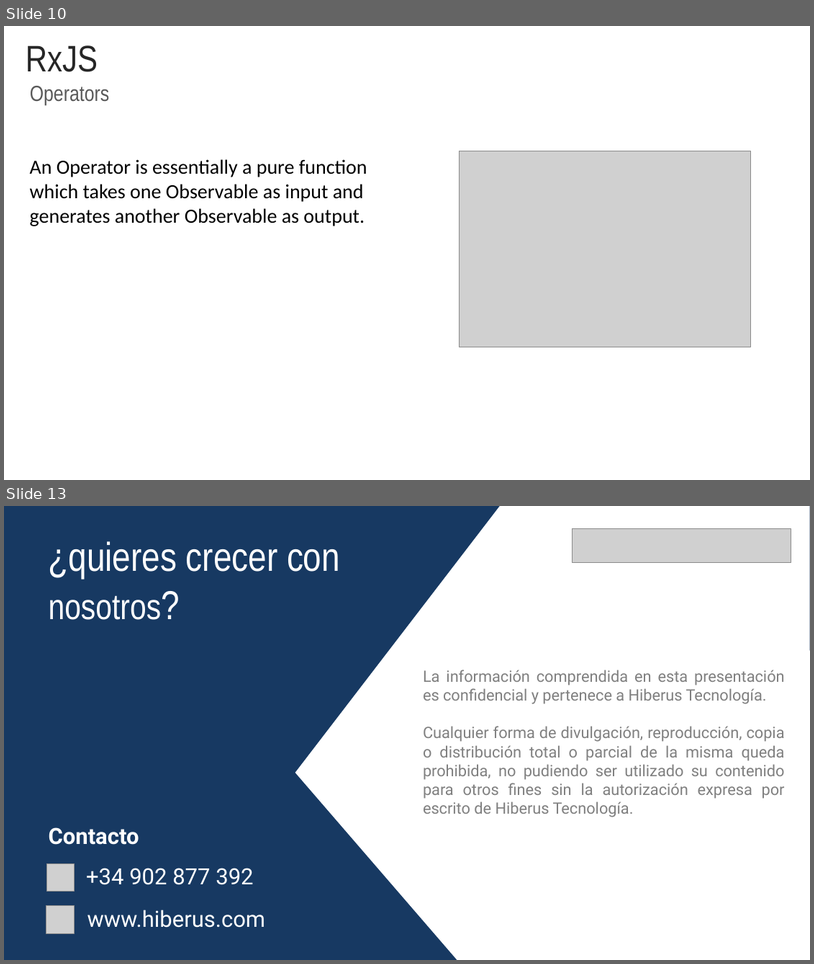
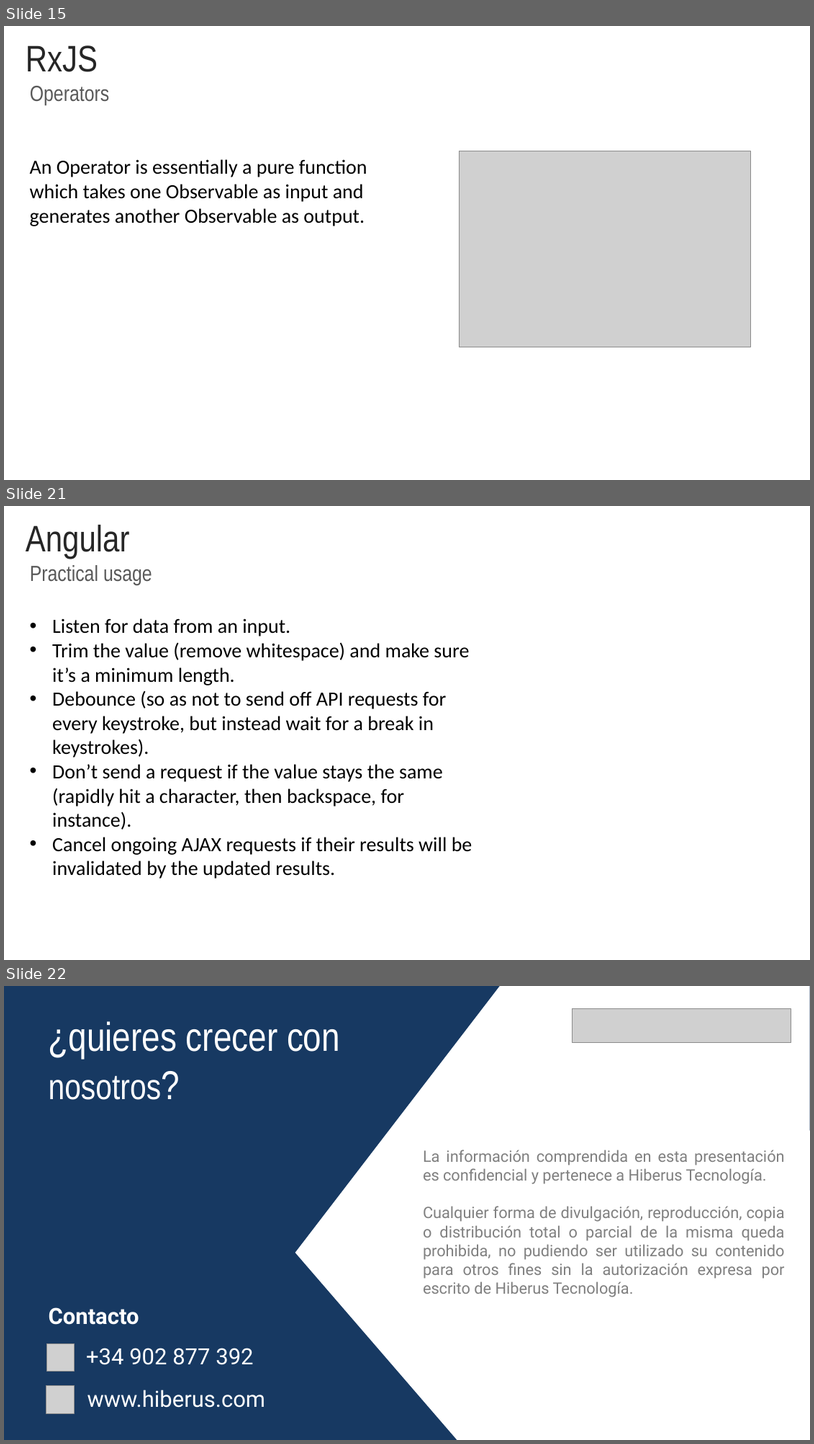
Before and after one commit to rached193/AngularWorkshop-20181116, a slide deck: 04_flow_events/04_flow_events.pptx. Shown one above the other, each under a label of ours: slides 10 and 13 before the commit, slides 15, 21 and 22 after it; the slides between them are not shown. The pictures are 814x964 and 814x1444 pixels, drawn with LibreOffice and Linux fonts; fonts in the diff are those of the drawing; grey boxes stand for pictures; background and template pictures are left out. Boxes give left, top, right and bottom in pixels: in the first picture for what was removed or moved away, otherwise in the second. Text is boxed around its words. In the diff, an @@ line names an element or a change of style, - is before the commit and + after.

```diff
--- a/04_flow_events/04_flow_events.pptx
+++ b/04_flow_events/04_flow_events.pptx
@@ slide 21 added at (x1=4, y1=506, x2=810, y2=960), background #FFFFFF @@
@@ title added at (x1=26, y1=525, x2=130, y2=559), 44 pt, text #262626 @@
+Angular
@@ text added at (x1=30, y1=565, x2=152, y2=584), 26 pt, text #595959 @@
+Practical usage
@@ text added at (x1=52, y1=618, x2=473, y2=854), 24 pt, text #000000 @@
+• Listen for data from an input.
+• Trim the value (remove whitespace) and make sure it’s a minimum length.
+• Debounce (so as not to send off API requests for every keystroke, but instead wait for a break in keystrokes).
+• Don’t send a request if the value stays the same (rapidly hit a character, then backspace, for instance).
+• Cancel ongoing AJAX requests if their results will be invalidated by the updated results.
@@ what was slide 10 is now slide 15 @@
@@ what was slide 13 is now slide 22 @@
```
Also in this commit, not shown: 1 slide changed, 10 other slides added, 2 slides removed, 15 other files.
